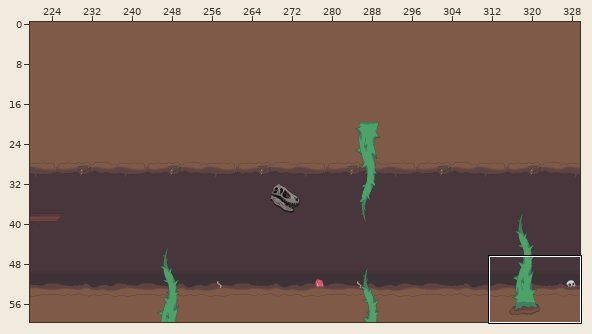
Two states of a Tiled map, android/assets/Jardin2.tmx. The picture above shows the old version from afar; the outline marks the close-up.
Close-up. Old version:
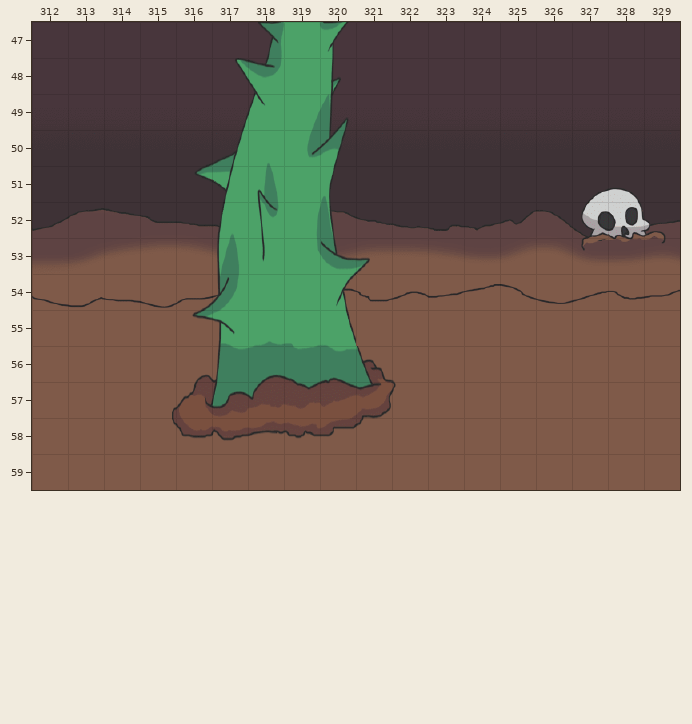
Cells are 45x45 px. Shown: x 312..329, y 47..59. The commit also changed other parts of the map, which this record leaves out.
After:
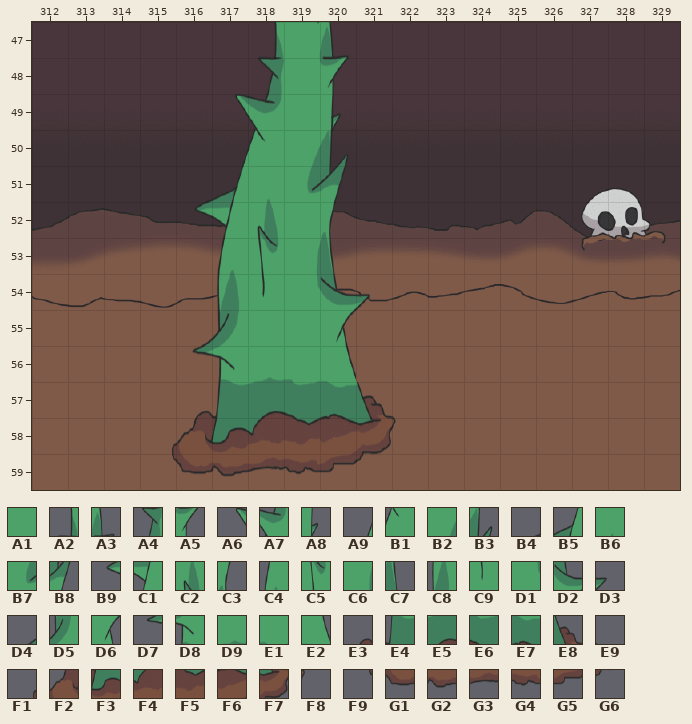
Key: from "Fondo Jardin": A1 1409, A2 2420, A3 2422, A4 2496, A5 2498, A6 2571, A7 2572, A8 2574, A9 2647, B1 2648, B2 2649, B3 2650, B4 2722, B5 2723, B6 2724, B7 2725, B8 2726, B9 2798, C1 2799, C2 2800, C3 2802, C4 2875, C5 2876, C6 2877, C7 2878, C8 2951, C9 2952, D1 2953, D2 2954, D3 2955, D4 3026, D5 3027, D6 3030, D7 3102, D8 3103, D9 3104, E1 3105, E2 3106, E3 3178, E4 3179, E5 3180, E6 3181, E7 3182, E8 3183, E9 3184, F1 3253, F2 3254, F3 3255, F4 3256, F5 3257, F6 3258, F7 3259, F8 3260, F9 3329, G1 3330, G2 3331, G3 3332, G4 3333, G5 3334, G6 3335.
__ is an empty cell.
The edit:
Layer "DetallesFondo2":
y 56: x 316..321 E3 E4 E5 E6 E7 E8 -> __ __ __ __ __ __
y 57: x 315..322 F1 F2 F3 F4 F5 F6 F7 F8 -> __ E3 E4 E5 E6 E7 E8 E9
y 58: x 315..322 F9 G1 G2 G3 G4 G5 G6 __ -> F1 F2 F3 F4 F5 F6 F7 F8
y 59: x 315..321 __ __ __ __ __ __ __ -> F9 G1 G2 G3 G4 G5 G6
Layer "ZonaDaño":
y 47: x 318 A4 -> A2; x 320 A5 -> A3
y 48: x 317..318 A6 A7 -> __ A4; x 320 A8 -> A5
y 49: x 317..320 A9 B1 B2 B3 -> A6 A7 A1 A8
y 50: x 317..320 B5 B6 B7 B8 -> A9 B1 B2 B3
y 51: x 316..320 B9 C1 C2 A1 C3 -> B4 B5 B6 B7 B8
y 52: x 316..320 __ C4 C5 C6 C7 -> B9 C1 C2 A1 C3
y 53: x 317..321 C8 C9 D1 D2 D3 -> C4 C5 C6 C7 __
y 54: x 316..321 D4 D5 A1 A1 D6 __ -> __ C8 C9 D1 D2 D3
y 55: x 316..320 D7 D8 D9 E1 E2 -> D4 D5 A1 A1 D6
y 56: x 316..320 __ __ __ __ __ -> D7 D8 D9 E1 E2
